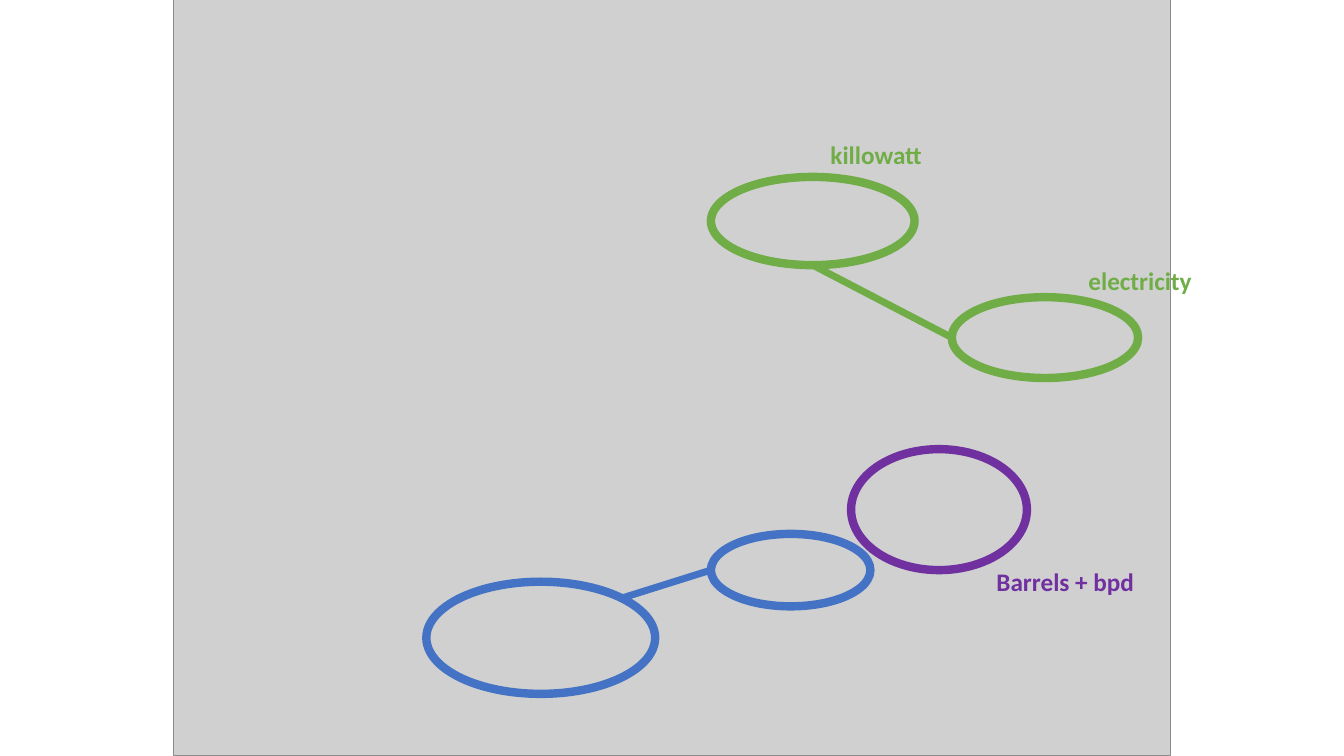
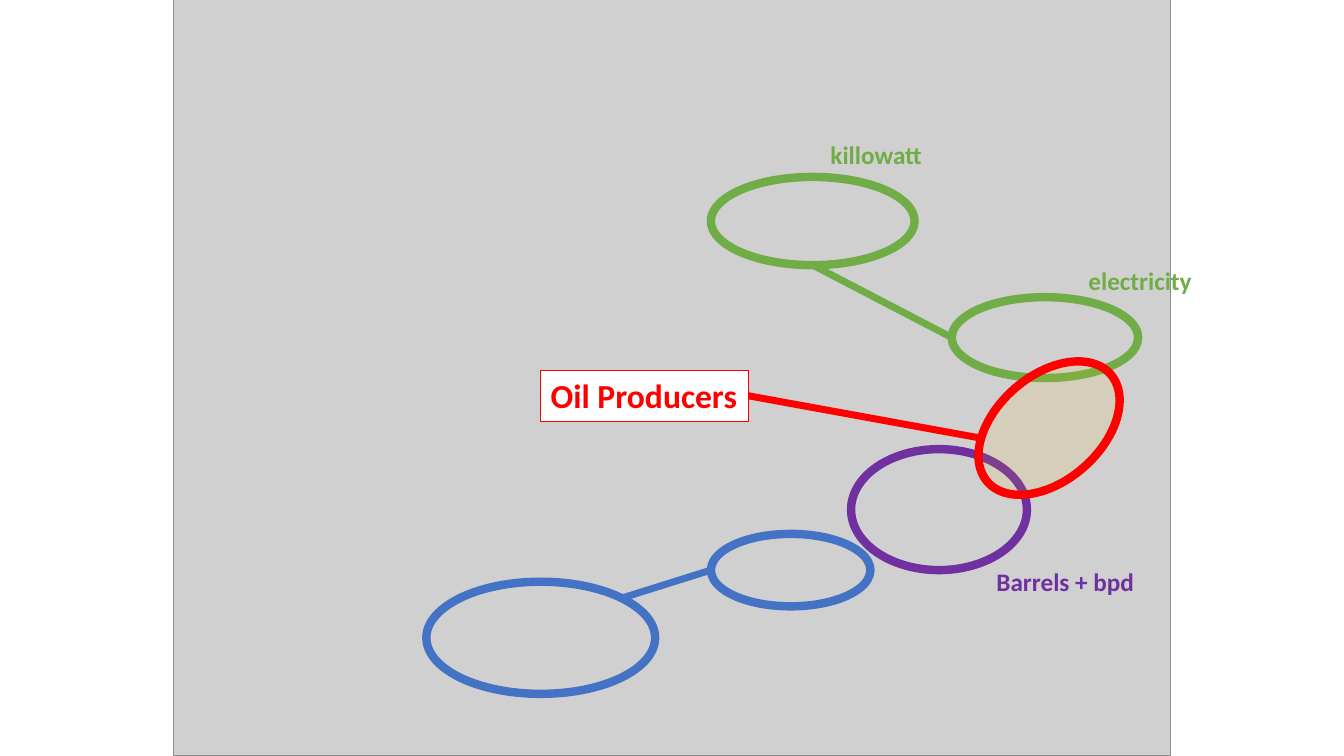
Before and after one commit to aegis4048/aegis4048.github.io, a slide deck: slide 2 of downloads/notebooks/spatial.pptx. Drawn at 1344x756 pixels with LibreOffice and Linux fonts; fonts in the diff are those of the drawing; grey boxes stand for pictures. Boxes give left, top, right and bottom in pixels: in the first picture for what was removed or moved away, otherwise in the second. Text is boxed around its words. In the diff, an @@ line names an element or a change of style, - is before the commit and + after.

```diff
--- a/downloads/notebooks/spatial.pptx
+++ b/downloads/notebooks/spatial.pptx
@@ ellipse added at (x1=954, y1=335, x2=1146, y2=522), fill #FFC000 at 10% opacity, outline #FF0000 6 pt @@
@@ rectangle added at (x1=540, y1=370, x2=748, y2=420), fill #FFFFFF, outline #FF0000 0.75 pt, 24 pt, text #FF0000, bold @@
+Oil Producers
@@ line added from (981, 439) to (748, 396), #FF0000 5 pt @@
```
Also in this commit, not shown: 11 other files.
